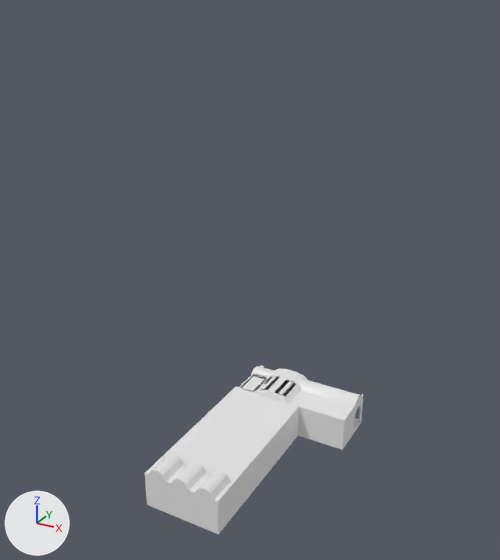
What one commit did to the Blender file art/models/props/bowling_alley_frame/bowling_alley_frame.blend.
The view is the same before and after, from a 50 mm lens placed at (46.8, -90.7, 80.0), pointed at (-2.5, -1.1, 35.2). Arrows for +X, +Y and +Z are at lower left; the lights stay in place. The picture after the commit comes second. Mesh edges are drawn as thin lines on the coarser meshes.

Before the edit, the objects in view are built like this:
```python
me_plane_001 = bpy.data.meshes.new('Plane.001')
me_plane_001.from_pydata(...)  # 1315 vertices, 1291 faces; spans x -11.5..11.3, y -20.0..18.9, z -2.3..8.0
ob_lobby___alley = bpy.data.objects.new('Lobby + Alley', me_plane_001)
ob_lobby___alley.location = (0.0, 0.0, 0.0)
```
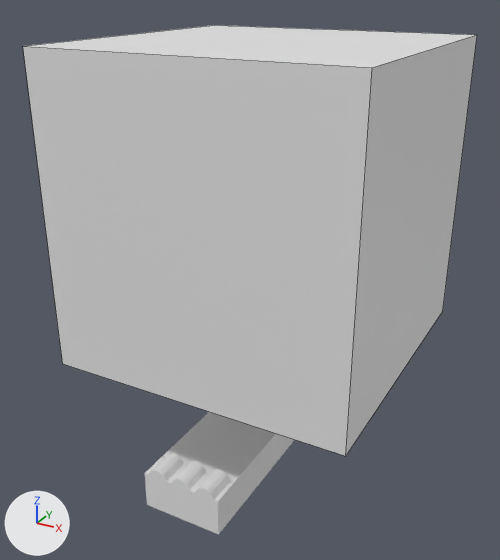
Commit message: Cubical Sacrifice

Pixel boxes (x1, y1, x2, y2) of what changed, in the pictures (500 x 560 px):
'The Sacrifice', added: after (23, 25, 477, 456)

Patch to the scene script:
```diff
--- a/art/models/props/bowling_alley_frame/bowling_alley_frame.blend.py
+++ b/art/models/props/bowling_alley_frame/bowling_alley_frame.blend.py
@@ me_cube_002 @@
+me_cube_002.from_pydata(...)  # a box spanning x -1.0..1.0, y -1.0..1.0, z -1.0..1.0
@@ ob_the_sacrifice @@
+ob_the_sacrifice = bpy.data.objects.new('The Sacrifice', me_cube_002)
+ob_the_sacrifice.location = (0.0, 0.0, 48.5)
+ob_the_sacrifice.scale = (23.3, 23.3, 23.3)
```
